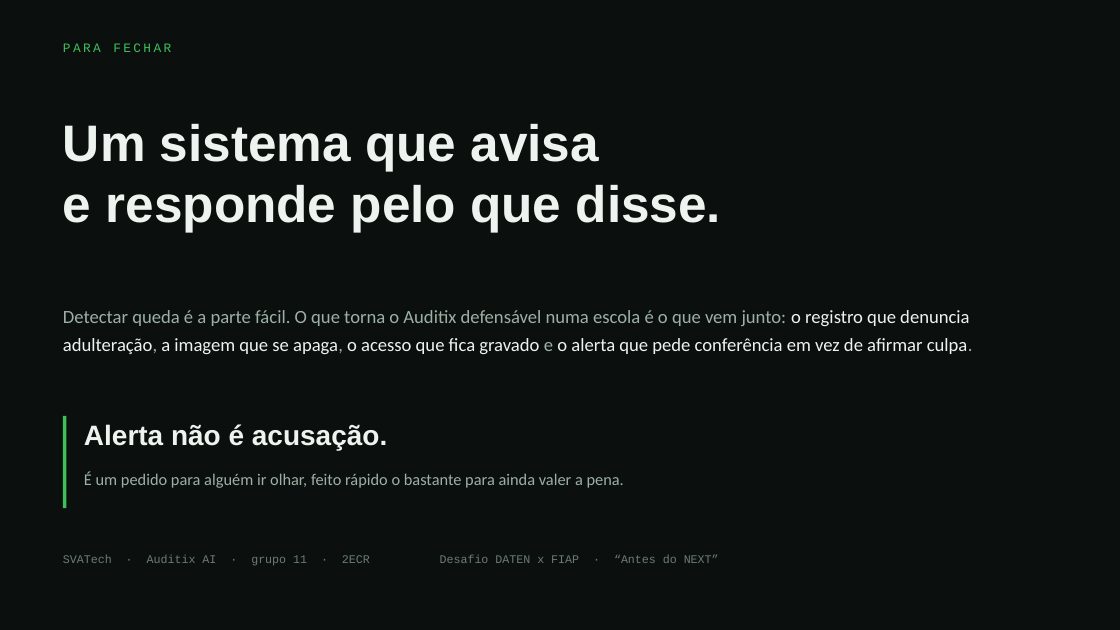
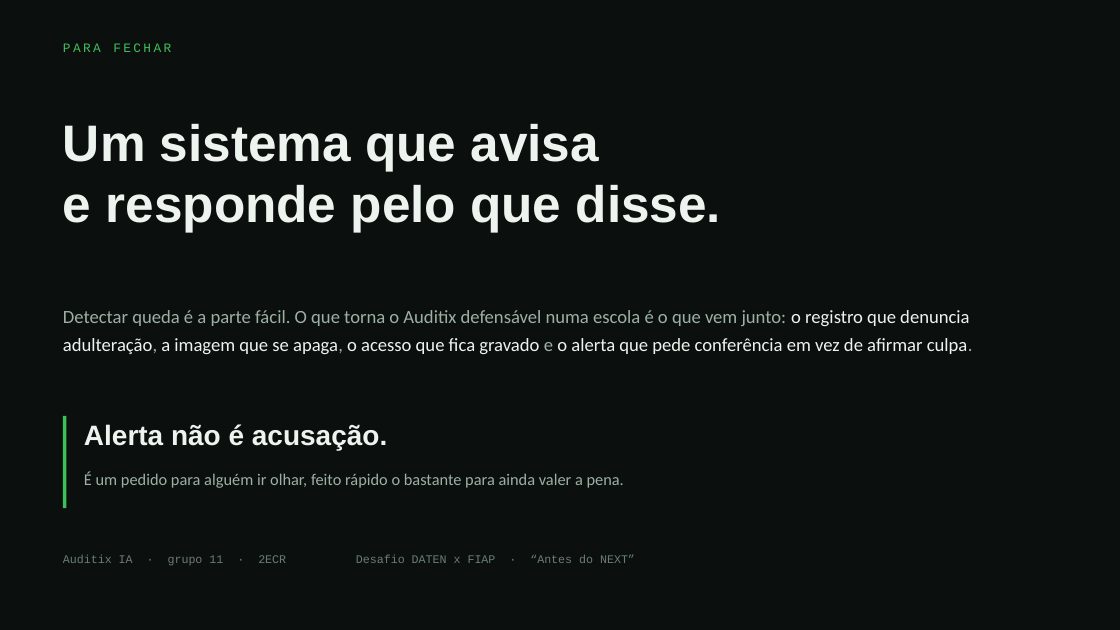
Before and after one commit to EnzoRenato16/Next, a slide deck: slide 13 of Auditix-slides.pptx (slide 14 before the commit). Drawn at 1120x630 pixels with LibreOffice and Linux fonts; fonts in the diff are those of the drawing. Boxes give left, top, right and bottom in pixels: in the first picture for what was removed or moved away, otherwise in the second. Text is boxed around its words. In the diff, an @@ line names an element or a change of style, - is before the commit and + after.

```diff
--- a/Auditix-slides.pptx
+++ b/Auditix-slides.pptx
@@ text at <box>63,555,635,565</box>: text changed @@
-SVATech · Auditix AI · grupo 11 · 2ECR Desafio DATEN x FIAP · “Antes do NEXT”
+Auditix IA · grupo 11 · 2ECR Desafio DATEN x FIAP · “Antes do NEXT”
```
Also in this commit, not shown: 12 other slides changed, 1 slide removed, 5 other files.
